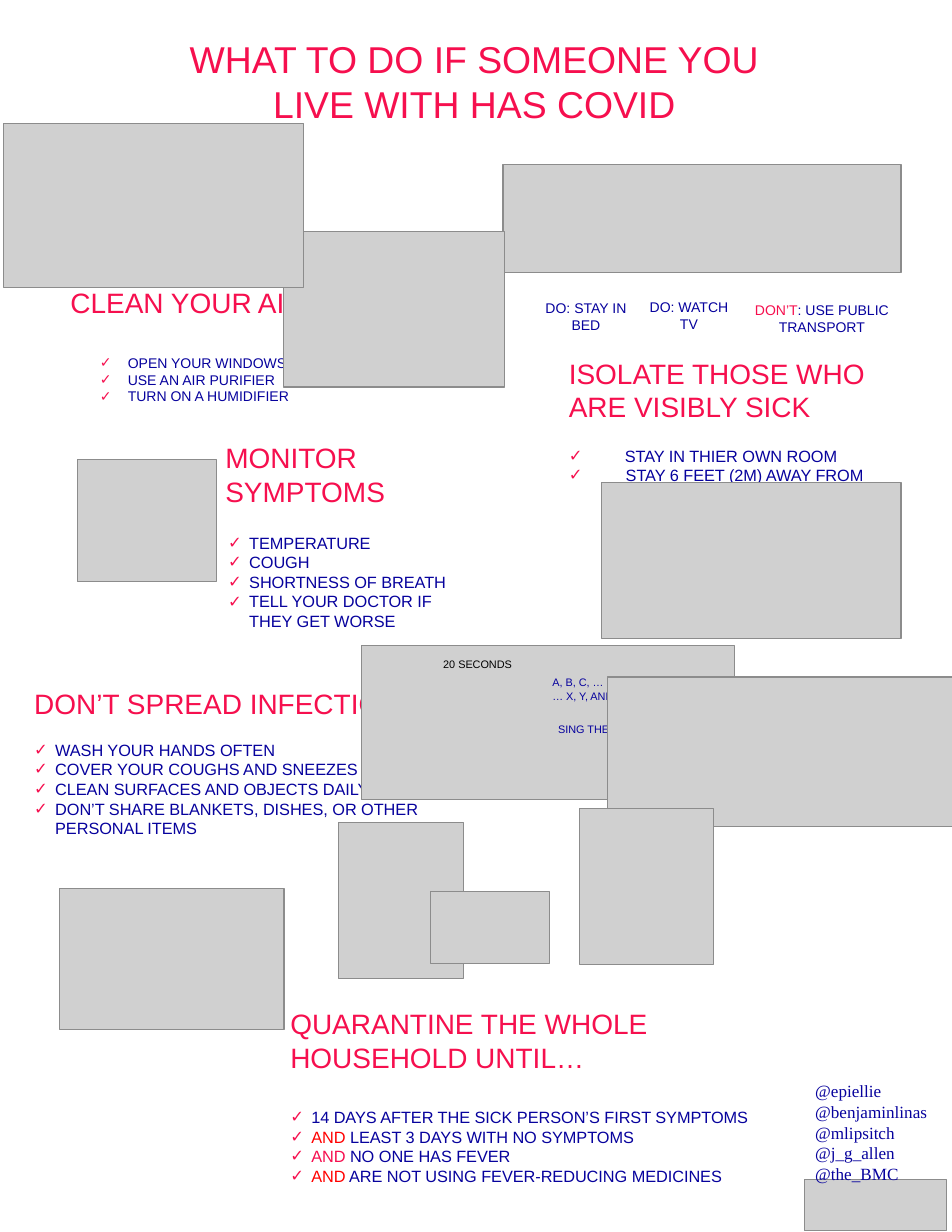
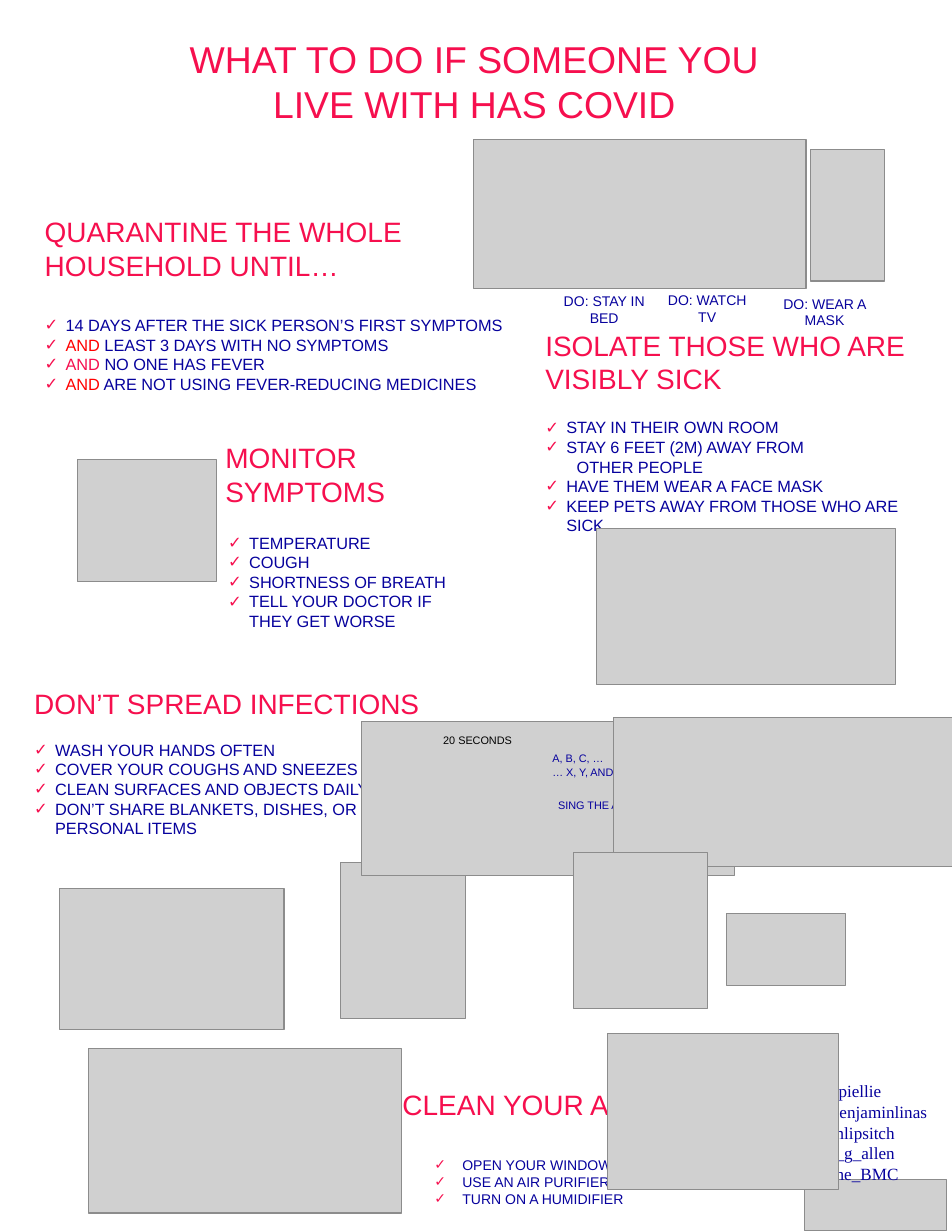
Before and after one commit to eleanormurray/COVID_19, a slide deck: slide 1 of HouseholdInfection/Household_English.pptx. Drawn at 952x1232 pixels with LibreOffice and Linux fonts; fonts in the diff are those of the drawing; grey boxes stand for pictures. Boxes give left, top, right and bottom in pixels: in the first picture for what was removed or moved away, otherwise in the second. Text is boxed around its words. In the diff, an @@ line names an element or a change of style, - is before the commit and + after.

Commit message:
Updated poster for household member illness

```diff
--- a/HouseholdInfection/Household_English.pptx
+++ b/HouseholdInfection/Household_English.pptx
@@ picture: place and size @@
-picture at (503, 165, 900, 273)
+picture at (474, 140, 806, 289)
@@ picture added at (810, 150, 884, 281) @@
@@ text "QUARANTINE THE WHOLE HOUSEHOLD UNTIL…": place and size @@
-text "QUARANTINE THE WHOLE HOUSEHOLD UNTIL…" at (290, 1014, 748, 1182)
+text "QUARANTINE THE WHOLE HOUSEHOLD UNTIL…" at (45, 222, 503, 390)
@@ text "DO: STAY IN BED": place and size @@
-text "DO: STAY IN BED" at (545, 303, 626, 330)
+text "DO: STAY IN BED" at (564, 296, 645, 323)
@@ text "DO: WATCH TV": place and size @@
-text "DO: WATCH TV" at (650, 302, 728, 329)
+text "DO: WATCH TV" at (668, 295, 747, 322)
@@ text added at (783, 299, 866, 325), 9 pt, text #07029D @@
+DO: WEAR A MASK
@@ text "ISOLATE THOSE WHO ARE VISIBLY ...": place and size @@
-text "ISOLATE THOSE WHO ARE VISIBLY ..." at (361, 364, 864, 815)
+text "ISOLATE THOSE WHO ARE VISIBLY ..." at (545, 336, 905, 535)
@@ text removed at (755, 305, 889, 332) @@
-DON’T: USE PUBLIC TRANSPORT
@@ text at (566, 421, 779, 433): text changed @@
-✓ STAY IN THIER OWN ROOM
+✓ STAY IN THEIR OWN ROOM
@@ text at (566, 480, 898, 535): paragraphs added @@
+✓ HAVE THEM WEAR A FACE MASK
+✓ KEEP PETS AWAY FROM THOSE WHO ARE SICK
@@ picture: place and size @@
-picture at (601, 483, 900, 638)
+picture at (596, 529, 895, 684)
@@ picture: place and size @@
-picture at (607, 678, 952, 827)
+picture at (613, 718, 952, 867)
@@ 3 texts, 1 picture: place and size @@
-3 texts, 1 picture at (361, 646, 734, 800)
+3 texts, 1 picture at (361, 722, 734, 876)
@@ picture: place and size @@
-picture at (339, 822, 464, 978)
+picture at (340, 862, 465, 1018)
@@ picture: place and size @@
-picture at (579, 809, 713, 964)
+picture at (573, 852, 708, 1008)
@@ picture: place and size @@
-picture at (430, 892, 549, 963)
+picture at (727, 914, 846, 986)
@@ picture: place and size @@
-picture at (3, 123, 304, 288)
+picture at (88, 1049, 401, 1214)
@@ picture: place and size @@
-picture at (283, 232, 505, 388)
+picture at (607, 1034, 838, 1189)
@@ text "CLEAN YOUR AIR": place and size @@
-text "CLEAN YOUR AIR" at (70, 291, 305, 318)
+text "CLEAN YOUR AIR" at (402, 1093, 637, 1120)
@@ text "OPEN YOUR WINDOWS": place and size @@
-text "OPEN YOUR WINDOWS" at (128, 357, 289, 401)
+text "OPEN YOUR WINDOWS" at (462, 1159, 624, 1204)
```
Also in this commit, not shown: 1 other file.
